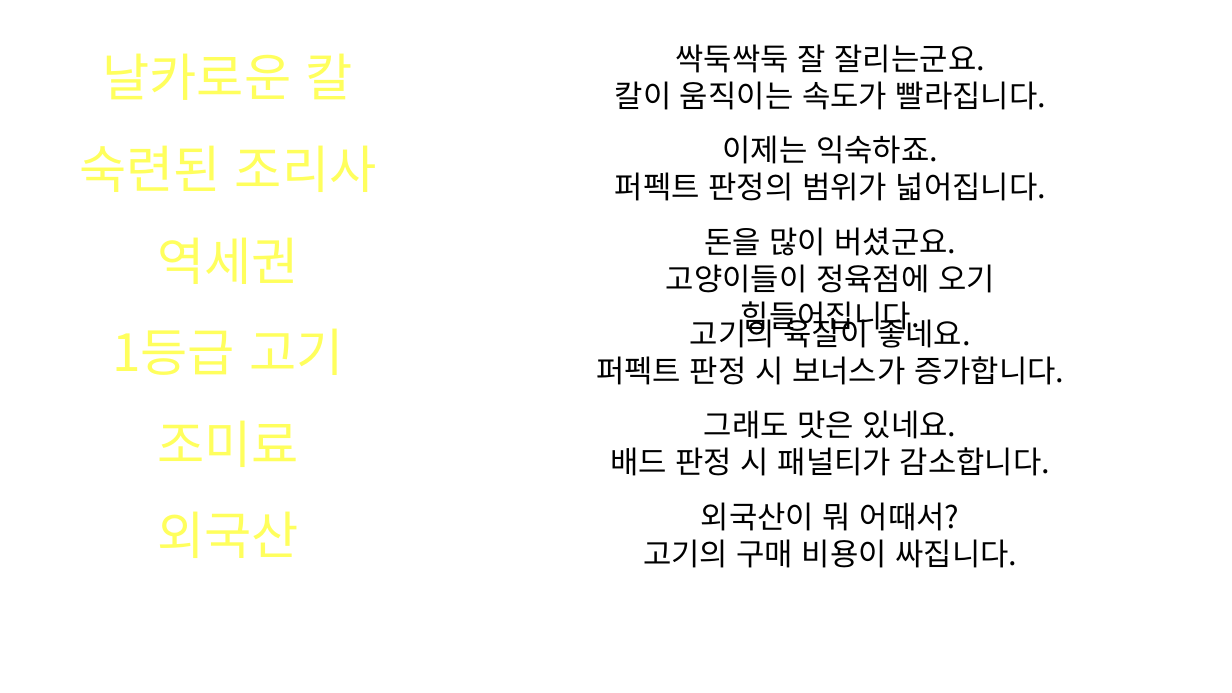
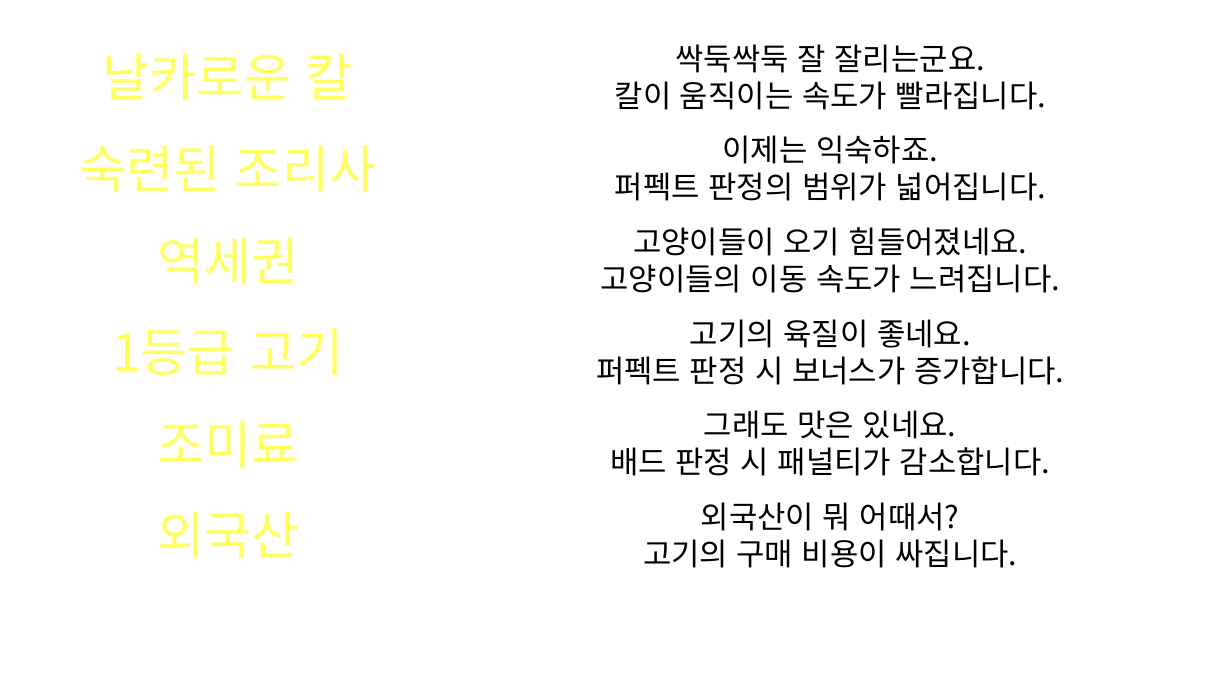
Before and after one commit to SNUGDC/CatDefense, a slide deck: slide 4 of UI Design.pptx. Drawn at 1232x693 pixels with LibreOffice and Linux fonts; fonts in the diff are those of the drawing. Boxes give left, top, right and bottom in pixels: in the first picture for what was removed or moved away, otherwise in the second. Text is boxed around its words. In the diff, an @@ line names an element or a change of style, - is before the commit and + after.

```diff
--- a/UI Design.pptx
+++ b/UI Design.pptx
@@ text at box(601, 227, 1060, 293): text changed @@
-돈을 많이 버셨군요.
-고양이들이 정육점에 오기 힘들어집니다.
+고양이들이 오기 힘들어졌네요.
+고양이들의 이동 속도가 느려집니다.
```
Also in this commit, not shown: 1 other slide changed, 1 other file.
